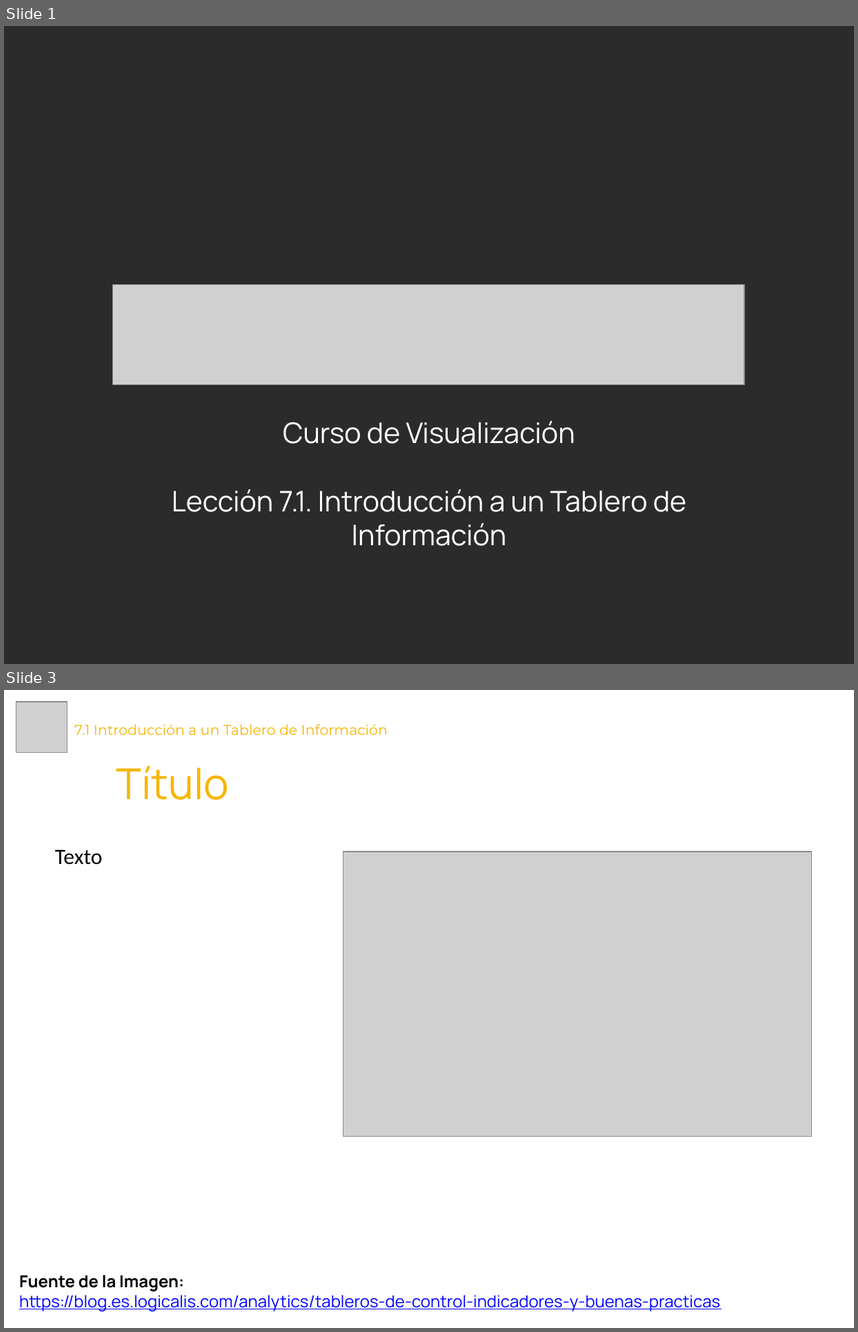
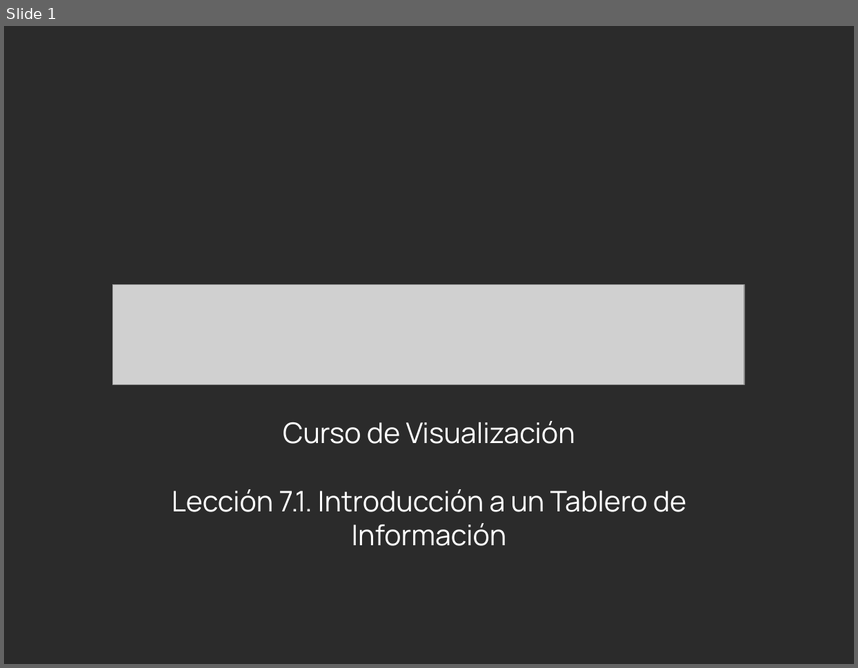
Before and after one commit to Laboratoria/curriculum, a slide deck: 18-data-visualization/Contenido Semana 3/7.1. Presentación - Introducción a un Tablero de Información.pptx. Shown one above the other, each under a label of ours: slides 1 and 3 before the commit, slide 1 after it; the slides between them are not shown. The pictures are 858x1332 and 858x668 pixels, drawn with LibreOffice and Linux fonts; fonts in the diff are those of the drawing; grey boxes stand for pictures; background and template pictures are left out; a plain dark background stands for a picture behind light text. Boxes give left, top, right and bottom in pixels: in the first picture for what was removed or moved away, otherwise in the second. Text is boxed around its words. In the diff, an @@ line names an element or a change of style, - is before the commit and + after.

```diff
--- a/18-data-visualization/Contenido Semana 3/7.1. Presentación - Introducción a un Tablero de Información.pptx
+++ b/18-data-visualization/Contenido Semana 3/7.1. Presentación - Introducción a un Tablero de Información.pptx
@@ slide 3 removed at (x1=4, y1=690, x2=854, y2=1328), background #FFFFFF @@
@@ picture removed at (x1=16, y1=702, x2=67, y2=753) @@
@@ title removed at (x1=74, y1=724, x2=388, y2=735) @@
-7.1 Introducción a un Tablero de Información
@@ text removed at (x1=116, y1=766, x2=229, y2=800) @@
-Título
@@ text removed at (x1=55, y1=849, x2=103, y2=865) @@
-Texto
@@ picture removed at (x1=343, y1=851, x2=811, y2=1136) @@
@@ text removed at (x1=19, y1=1274, x2=720, y2=1311) @@
-Fuente de la Imagen:
-https://blog.es.logicalis.com/analytics/tableros-de-control-indicadores-y-buenas-practicas
```
Also in this commit, not shown: 1 slide changed, 3 slides added, 9 other files.
